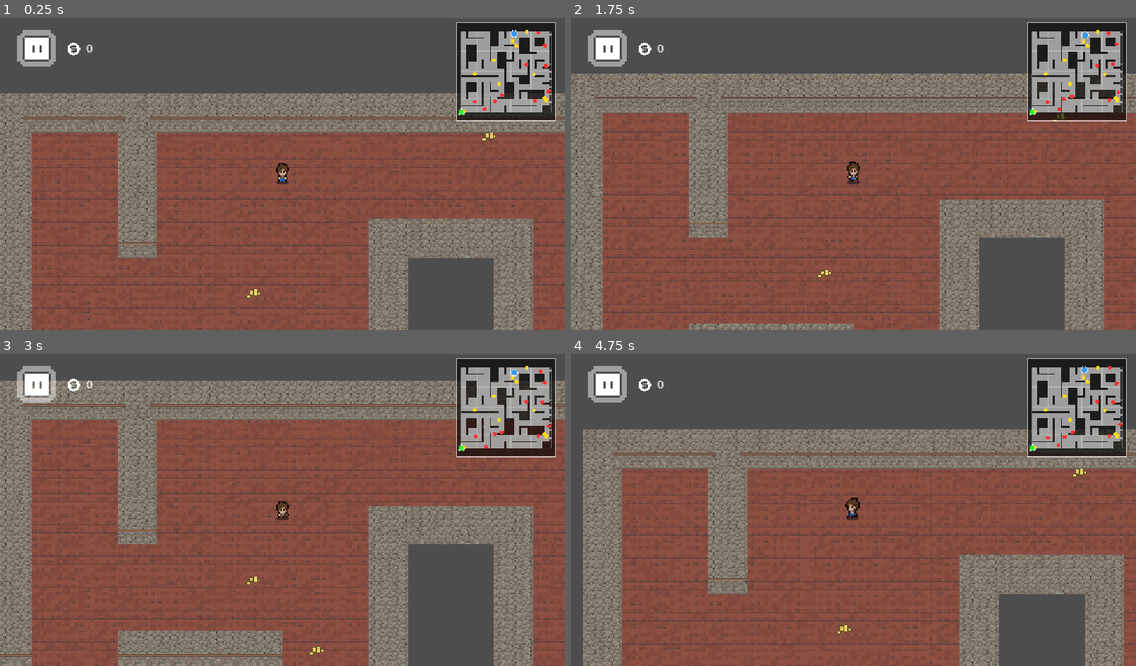
Above: before the commit, frames 1-4 (two rows, left to right).
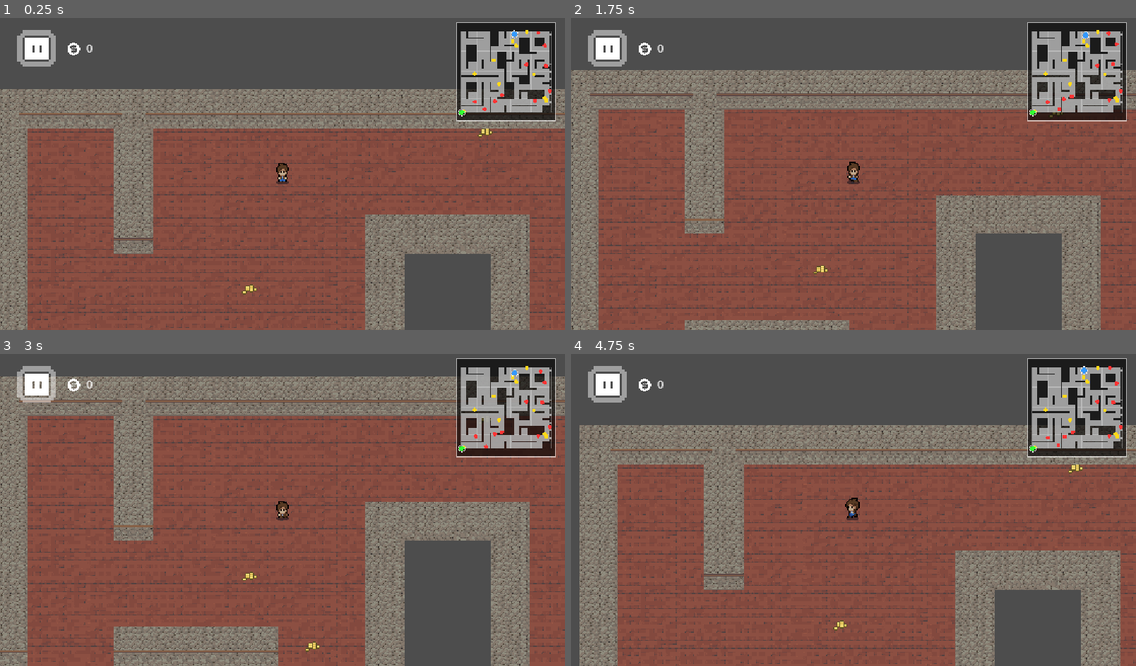
Above: after the commit, the same moments.

Repository: JooriBin/stealth-heist
Game: Godot game, scene res://scenes/world.tscn
Same seed, same stepped clock (60 frames per second), same inputs: the game is played once before the commit and once after it.
Inputs:
- Up to frame 1 (0.25 s): no input
- Up to frame 2 (1.75 s): hold Right (ui_right) 0.53-1.28 s; hold Space (attack) 0.53-1.28 s; hold Down (ui_down) from 1.28 s (still down); tap Space (attack) at 1.35 s
- Up to frame 3 (3 s): release Down (ui_down) at 2.03 s; hold Right (ui_right) 2.03-2.78 s; hold Space (attack) 2.03-2.78 s; hold Up (ui_up) from 2.78 s (still down); tap Space (attack) at 2.85 s
- Up to frame 4 (4.75 s): release Up (ui_up) at 3.53 s; hold Space (attack) 3.53-4.28 s; hold Left (ui_left) from 3.53 s (still down); tap Space (attack) at 4.35 s

The runs differ from the first frame. In frame 1, 19% of the frame differs, in the area x 0-100%, y 3-100%; in frame 2, 20%; in frame 3, 22%, in the area x 0-100%, y 4-100%; in frame 4, 19%.

Commit message:
updated gold logic

Diff:
--- a/scenes/world.tscn
+++ b/scenes/world.tscn
@@ -4067,13 +4067,21 @@
 8:22/0 = 0
 9:22/0 = 0
 20:22/0 = 0
+20:22/0/physics_layer_0/polygon_0/points = PackedVector2Array(-16.290064, -15.878958, 16.187284, -15.673405, 16.803946, 15.77618, -15.878958, 15.981735)
 21:22/0 = 0
+21:22/0/physics_layer_0/polygon_0/points = PackedVector2Array(-16.290064, -15.878958, 16.187284, -15.673405, 16.803946, 15.77618, -15.878958, 15.981735)
 22:22/0 = 0
+22:22/0/physics_layer_0/polygon_0/points = PackedVector2Array(-16.290064, -15.878958, 16.187284, -15.673405, 16.803946, 15.77618, -15.878958, 15.981735)
 23:22/0 = 0
+23:22/0/physics_layer_0/polygon_0/points = PackedVector2Array(-16.290064, -15.878958, 16.187284, -15.673405, 16.803946, 15.77618, -15.878958, 15.981735)
 24:22/0 = 0
+24:22/0/physics_layer_0/polygon_0/points = PackedVector2Array(-16.290064, -15.878958, 16.187284, -15.673405, 16.803946, 15.77618, -15.878958, 15.981735)
 25:22/0 = 0
+25:22/0/physics_layer_0/polygon_0/points = PackedVector2Array(-16.290064, -15.878958, 16.187284, -15.673405, 16.803946, 15.77618, -15.878958, 15.981735)
 26:22/0 = 0
+26:22/0/physics_layer_0/polygon_0/points = PackedVector2Array(-16.290064, -15.878958, 16.187284, -15.673405, 16.803946, 15.77618, -15.878958, 15.981735)
 27:22/0 = 0
+27:22/0/physics_layer_0/polygon_0/points = PackedVector2Array(-16.290064, -15.878958, 16.187284, -15.673405, 16.803946, 15.77618, -15.878958, 15.981735)
 30:22/0 = 0
 31:22/0 = 0
 34:22/0 = 0
@@ -4100,13 +4108,21 @@
 8:23/0 = 0
 9:23/0 = 0
 20:23/0 = 0
+20:23/0/physics_layer_0/polygon_0/points = PackedVector2Array(-16.290064, -15.878958, 16.187284, -15.673405, 16.803946, 15.77618, -15.878958, 15.981735)
 21:23/0 = 0
+21:23/0/physics_layer_0/polygon_0/points = PackedVector2Array(-16.290064, -15.878958, 16.187284, -15.673405, 16.803946, 15.77618, -15.878958, 15.981735)
 22:23/0 = 0
+22:23/0/physics_layer_0/polygon_0/points = PackedVector2Array(-16.290064, -15.878958, 16.187284, -15.673405, 16.803946, 15.77618, -15.878958, 15.981735)
 23:23/0 = 0
+23:23/0/physics_layer_0/polygon_0/points = PackedVector2Array(-16.290064, -15.878958, 16.187284, -15.673405, 16.803946, 15.77618, -15.878958, 15.981735)
 24:23/0 = 0
+24:23/0/physics_layer_0/polygon_0/points = PackedVector2Array(-16.290064, -15.878958, 16.187284, -15.673405, 16.803946, 15.77618, -15.878958, 15.981735)
 25:23/0 = 0
+25:23/0/physics_layer_0/polygon_0/points = PackedVector2Array(-16.290064, -15.878958, 16.187284, -15.673405, 16.803946, 15.77618, -15.878958, 15.981735)
 26:23/0 = 0
+26:23/0/physics_layer_0/polygon_0/points = PackedVector2Array(-16.290064, -15.878958, 16.187284, -15.673405, 16.803946, 15.77618, -15.878958, 15.981735)
 27:23/0 = 0
+27:23/0/physics_layer_0/polygon_0/points = PackedVector2Array(-16.290064, -15.878958, 16.187284, -15.673405, 16.803946, 15.77618, -15.878958, 15.981735)
 30:23/0 = 0
 31:23/0 = 0
 34:23/0 = 0
@@ -4141,9 +4157,13 @@
 17:24/0 = 0
 18:24/0 = 0
 19:24/0 = 0
+19:24/0/physics_layer_0/polygon_0/points = PackedVector2Array(-16.187286, -16.187286, 16.701166, -15.467852, 15.981733, -5.6013155, 16.187284, 16.187286, -16.598392, 14.851192, -15.776182, 10.945688, -16.39284, 5.8068676)
 20:24/0 = 0
+20:24/0/physics_layer_0/polygon_0/points = PackedVector2Array(-16.290064, -15.878958, 16.187284, -15.673405, 16.803946, 15.77618, -15.878958, 15.981735)
 27:24/0 = 0
+27:24/0/physics_layer_0/polygon_0/points = PackedVector2Array(-16.290064, -15.878958, 16.187284, -15.673405, 16.803946, 15.77618, -15.878958, 15.981735)
 28:24/0 = 0
+28:24/0/physics_layer_0/polygon_0/points = PackedVector2Array(-16.290064, -15.878958, 16.187284, -15.673405, 16.803946, 15.77618, -15.878958, 15.981735)
 29:24/0 = 0
 30:24/0 = 0
 31:24/0 = 0
@@ -4181,9 +4201,13 @@
 17:25/0 = 0
 18:25/0 = 0
 19:25/0 = 0
+19:25/0/physics_layer_0/polygon_0/points = PackedVector2Array(-16.187286, -16.187286, 16.701166, -15.467852, 15.981733, -5.6013155, 16.187284, 16.187286, -16.598392, 14.851192, -15.776182, 10.945688, -16.39284, 5.8068676)
 20:25/0 = 0
+20:25/0/physics_layer_0/polygon_0/points = PackedVector2Array(-16.290064, -15.878958, 16.187284, -15.673405, 16.803946, 15.77618, -15.878958, 15.981735)
 27:25/0 = 0
+27:25/0/physics_layer_0/polygon_0/points = PackedVector2Array(-16.290064, -15.878958, 16.187284, -15.673405, 16.803946, 15.77618, -15.878958, 15.981735)
 28:25/0 = 0
+28:25/0/physics_layer_0/polygon_0/points = PackedVector2Array(-16.290064, -15.878958, 16.187284, -15.673405, 16.803946, 15.77618, -15.878958, 15.981735)
 29:25/0 = 0
 30:25/0 = 0
 31:25/0 = 0
@@ -4220,9 +4244,13 @@
 17:26/0 = 0
 18:26/0 = 0
 19:26/0 = 0
+19:26/0/physics_layer_0/polygon_0/points = PackedVector2Array(-16.187286, -16.187286, 16.701166, -15.467852, 15.981733, -5.6013155, 16.187284, 16.187286, -16.598392, 14.851192, -15.776182, 10.945688, -16.39284, 5.8068676)
 20:26/0 = 0
+20:26/0/physics_layer_0/polygon_0/points = PackedVector2Array(-16.290064, -15.878958, 16.187284, -15.673405, 16.803946, 15.77618, -15.878958, 15.981735)
 27:26/0 = 0
+27:26/0/physics_layer_0/polygon_0/points = PackedVector2Array(-16.290064, -15.878958, 16.187284, -15.673405, 16.803946, 15.77618, -15.878958, 15.981735)
 28:26/0 = 0
+28:26/0/physics_layer_0/polygon_0/points = PackedVector2Array(-16.290064, -15.878958, 16.187284, -15.673405, 16.803946, 15.77618, -15.878958, 15.981735)
 29:26/0 = 0
 30:26/0 = 0
 31:26/0 = 0
@@ -4252,9 +4280,13 @@
 8:27/0 = 0
 16:27/0 = 0
 19:27/0 = 0
+19:27/0/physics_layer_0/polygon_0/points = PackedVector2Array(-16.187286, -16.187286, 16.701166, -15.467852, 15.981733, -5.6013155, 16.187284, 16.187286, -16.598392, 14.851192, -15.776182, 10.945688, -16.39284, 5.8068676)
 20:27/0 = 0
+20:27/0/physics_layer_0/polygon_0/points = PackedVector2Array(-16.290064, -15.878958, 16.187284, -15.673405, 16.803946, 15.77618, -15.878958, 15.981735)
 27:27/0 = 0
+27:27/0/physics_layer_0/polygon_0/points = PackedVector2Array(-16.290064, -15.878958, 16.187284, -15.673405, 16.803946, 15.77618, -15.878958, 15.981735)
 28:27/0 = 0
+28:27/0/physics_layer_0/polygon_0/points = PackedVector2Array(-16.290064, -15.878958, 16.187284, -15.673405, 16.803946, 15.77618, -15.878958, 15.981735)
 36:27/0 = 0
 37:27/0 = 0
 38:27/0 = 0
@@ -4280,13 +4312,21 @@
 10:28/0 = 0
 11:28/0 = 0
 20:28/0 = 0
+20:28/0/physics_layer_0/polygon_0/points = PackedVector2Array(-16.290064, -15.878958, 16.187284, -15.673405, 16.803946, 15.77618, -15.878958, 15.981735)
 21:28/0 = 0
+21:28/0/physics_layer_0/polygon_0/points = PackedVector2Array(-16.290064, -15.878958, 16.187284, -15.673405, 16.803946, 15.77618, -15.878958, 15.981735)
 22:28/0 = 0
+22:28/0/physics_layer_0/polygon_0/points = PackedVector2Array(-16.290064, -15.878958, 16.187284, -15.673405, 16.803946, 15.77618, -15.878958, 15.981735)
 23:28/0 = 0
+23:28/0/physics_layer_0/polygon_0/points = PackedVector2Array(-16.290064, -15.878958, 16.187284, -15.673405, 16.803946, 15.77618, -15.878958, 15.981735)
 24:28/0 = 0
+24:28/0/physics_layer_0/polygon_0/points = PackedVector2Array(-16.290064, -15.878958, 16.187284, -15.673405, 16.803946, 15.77618, -15.878958, 15.981735)
 25:28/0 = 0
+25:28/0/physics_layer_0/polygon_0/points = PackedVector2Array(-16.290064, -15.878958, 16.187284, -15.673405, 16.803946, 15.77618, -15.878958, 15.981735)
 26:28/0 = 0
+26:28/0/physics_layer_0/polygon_0/points = PackedVector2Array(-16.290064, -15.878958, 16.187284, -15.673405, 16.803946, 15.77618, -15.878958, 15.981735)
 27:28/0 = 0
+27:28/0/physics_layer_0/polygon_0/points = PackedVector2Array(-16.290064, -15.878958, 16.187284, -15.673405, 16.803946, 15.77618, -15.878958, 15.981735)
 36:28/0 = 0
 37:28/0 = 0
 38:28/0 = 0
@@ -5018,13 +5058,21 @@
 14:21/0 = 0
 15:21/0 = 0
 20:21/0 = 0
+20:21/0/physics_layer_0/polygon_0/points = PackedVector2Array(-16.290064, -15.878958, 16.187284, -15.673405, 16.803946, 15.77618, -15.878958, 15.981735)
 21:21/0 = 0
+21:21/0/physics_layer_0/polygon_0/points = PackedVector2Array(-16.290064, -15.878958, 16.187284, -15.673405, 16.803946, 15.77618, -15.878958, 15.981735)
 22:21/0 = 0
+22:21/0/physics_layer_0/polygon_0/points = PackedVector2Array(-16.290064, -15.878958, 16.187284, -15.673405, 16.803946, 15.77618, -15.878958, 15.981735)
 23:21/0 = 0
+23:21/0/physics_layer_0/polygon_0/points = PackedVector2Array(-16.290064, -15.878958, 16.187284, -15.673405, 16.803946, 15.77618, -15.878958, 15.981735)
 24:21/0 = 0
+24:21/0/physics_layer_0/polygon_0/points = PackedVector2Array(-16.290064, -15.878958, 16.187284, -15.673405, 16.803946, 15.77618, -15.878958, 15.981735)
 25:21/0 = 0
+25:21/0/physics_layer_0/polygon_0/points = PackedVector2Array(-16.290064, -15.878958, 16.187284, -15.673405, 16.803946, 15.77618, -15.878958, 15.981735)
 26:21/0 = 0
+26:21/0/physics_layer_0/polygon_0/points = PackedVector2Array(-16.290064, -15.878958, 16.187284, -15.673405, 16.803946, 15.77618, -15.878958, 15.981735)
 27:21/0 = 0
+27:21/0/physics_layer_0/polygon_0/points = PackedVector2Array(-16.290064, -15.878958, 16.187284, -15.673405, 16.803946, 15.77618, -15.878958, 15.981735)
 30:21/0 = 0
 31:21/0 = 0
 32:21/0 = 0
@@ -5386,48 +5434,49 @@
 27:49/0 = 0
 
 [sub_resource type="TileSet" id="TileSet_dss4m"]
+physics_layer_0/collision_layer = 1
 sources/0 = SubResource("TileSetAtlasSource_xo05s")
 
-[node name="world" type="Node2D"]
+[node name="world" type="Node2D" unique_id=446830747]
 
-[node name="FloorLayer" type="TileMapLayer" parent="."]
+[node name="FloorLayer" type="TileMapLayer" parent="." unique_id=1989090558]
 tile_map_data = PackedByteArray("AAD9////AQAkAAYAAAD9/wAAAQAkAAcAAAD9/wEAAQAkAAgAAAD+////AQAlAAYAAAD+/wAAAQAlAAcAAAD+/w …(496 unchanged characters)…
 tile_set = SubResource("TileSet_4wyf3")
 
-[node name="WallLayer" type="TileMapLayer" parent="."]
+[node name="WallLayer" type="TileMapLayer" parent="." unique_id=980963005]
 tile_map_data = PackedByteArray("AAD9//3/AAAWABYAAAD///3/AAAWABYAAAABAP3/AAAWABYAAAADAP3/AAAWABYAAAAFAP3/AAAWABYAAAAHAP …(272 unchanged characters)…
 tile_set = SubResource("TileSet_71j4m")
 
-[node name="MapGenerator" type="Node" parent="."]
+[node name="MapGenerator" type="Node" parent="." unique_id=1445027247]
 script = ExtResource("2_4wyf3")
 layouts = Array[Texture2D]([ExtResource("3_7r4gi"), ExtResource("4_w7kh3"), ExtResource("5_e3hyu"), ExtResource("6_q5onr"), ExtResource("7_jhx03"), ExtResource("8_o8fc1")])
 
-[node name="Camera2D" type="Camera2D" parent="."]
+[node name="Camera2D" type="Camera2D" parent="." unique_id=1132279610]
 offset = Vector2(-100, -50)
 enabled = false
 zoom = Vector2(2, 2)
 script = ExtResource("4_k0juu")
 
-[node name="GameManager" type="Node2D" parent="."]
+[node name="GameManager" type="Node2D" parent="." unique_id=559455359]
 script = ExtResource("10_e3hyu")
 player_scene = ExtResource("11_q5onr")
 gold_scene = ExtResource("12_o8fc1")
 key_scene = ExtResource("13_xo05s")
 door_scene = ExtResource("14_xo05s")
 
-[node name="GuardManager" parent="." instance=ExtResource("12_q5onr")]
+[node name="GuardManager" parent="." unique_id=1409733986 instance=ExtResource("12_q5onr")]
 guard_count = 10
 floor_layer_path = NodePath("../FloorLayer")
 game_manager_path = NodePath("../GameManager")
 map_generator_path = NodePath("../MapGenerator")
 
-[node name="DecoLayer" type="TileMapLayer" parent="."]
+[node name="DecoLayer" type="TileMapLayer" parent="." unique_id=830972495]
 tile_set = SubResource("TileSet_dss4m")
 
-[node name="HUD" type="CanvasLayer" parent="."]
+[node name="HUD" type="CanvasLayer" parent="." unique_id=2039488628]
 script = ExtResource("16_dss4m")
 
-[node name="GoldLabel" type="Label" parent="HUD"]
+[node name="GoldLabel" type="Label" parent="HUD" unique_id=625854525]
 anchors_preset = 1
 anchor_left = 1.0
 anchor_right = 1.0
@@ -5439,7 +5488,7 @@
 scale = Vector2(1.52, 1.52)
 text = "0"
 
-[node name="Control" type="Control" parent="HUD"]
+[node name="Control" type="Control" parent="HUD" unique_id=469063217]
 layout_mode = 3
 anchors_preset = 1
 anchor_left = 1.0
@@ -5448,7 +5497,7 @@
 offset_bottom = 40.0
 grow_horizontal = 0
 
-[node name="TextureRect" type="TextureRect" parent="HUD"]
+[node name="TextureRect" type="TextureRect" parent="HUD" unique_id=16512709]
 offset_left = 36.0
 offset_top = 36.0
 offset_right = 76.0
@@ -5456,7 +5505,7 @@
 scale = Vector2(1.9599997, 1.9599997)
 texture = ExtResource("17_7t5mc")
 
-[node name="TextureRect2" type="TextureRect" parent="HUD"]
+[node name="TextureRect2" type="TextureRect" parent="HUD" unique_id=333605113]
 offset_left = 136.0
 offset_top = 59.0
 offset_right = 176.0
--- a/scripts/game_manager.gd
+++ b/scripts/game_manager.gd
@@ -3,8 +3,13 @@
 @export var player_scene: PackedScene
 @export var gold_scene: PackedScene
 @export var key_scene: PackedScene
+@export var door_scene: PackedScene
 @export var gold_count: int = 10
-@export var door_scene: PackedScene
+
+# Scene-tree node paths (edit in Inspector if names differ)
+@export var floor_layer_path: NodePath = NodePath("../FloorLayer")
+@export var wall_layer_path: NodePath = NodePath("../WallLayer")
+@export var deco_layer_path: NodePath = NodePath("../DecoLayer")
 
 signal coins_changed(value: int)
 signal key_changed(has_key: bool)
@@ -14,61 +19,116 @@
 var player: Node2D
 var exit_zone: Area2D
 
-
-func _ready():
+func _ready() -> void:
 	add_to_group("game_manager")
 	coins_changed.emit(coins)
 	key_changed.emit(has_key)
 	spawn_player_and_exit()
 
+# --------------------------------------------------
+# LAYER HELPERS
+# --------------------------------------------------
+func _floor_layer() -> TileMapLayer:
+	return get_node(floor_layer_path) as TileMapLayer
+
+func _wall_layer() -> TileMapLayer:
+	return get_node_or_null(wall_layer_path) as TileMapLayer
+
+func _deco_layer() -> TileMapLayer:
+	return get_node_or_null(deco_layer_path) as TileMapLayer
+
+func _cell_to_world(cell: Vector2i) -> Vector2:
+	# always return CENTER of tile in world space
+	var fl := _floor_layer()
+	var ts: Vector2 = Vector2(fl.tile_set.tile_size)
+	return fl.to_global(fl.map_to_local(cell) + ts * 0.5)
+
+func _build_blocked_cells() -> Dictionary:
+	# fast set: blocked[cell] = true
+	var blocked := {}
+
+	var wl := _wall_layer()
+	if wl:
+		for c in wl.get_used_cells():
+			blocked[c] = true
+
+	var dl := _deco_layer()
+	if dl:
+		for c in dl.get_used_cells():
+			blocked[c] = true
+
+	return blocked
+
+func _build_valid_floor_cells(used_floor_cells: Array, blocked: Dictionary) -> Array[Vector2i]:
+	var valid: Array[Vector2i] = []
+	var fl := _floor_layer()
+
+	for c in used_floor_cells:
+		if not (c is Vector2i):
+			continue
+
+		# must be an actual floor tile
+		if fl.get_cell_source_id(c) == -1:
+			continue
+
+		# must not be blocked by wall/deco tiles
+		if blocked.has(c):
+			continue
+
+		valid.append(c)
+
+	return valid
 
 # --------------------------------------------------
 # SPAWN LOGIC
 # --------------------------------------------------
+func spawn_player_and_exit() -> void:
+	var fl := _floor_layer()
+	var used_cells: Array = fl.get_used_cells()
+
+	if used_cells.is_empty():
+		push_error("No floor tiles found in FloorLayer.")
+		return
+
+	var blocked := _build_blocked_cells()
+	var valid_cells := _build_valid_floor_cells(used_cells, blocked)
+
+	if valid_cells.is_empty():
+		push_error("No valid floor cells (all blocked by WallLayer/DecoLayer).")
+		return
+
+	# Spawn player
+	var spawn_cell: Vector2i = valid_cells.pick_random()
+	var spawn_pos: Vector2 = _cell_to_world(spawn_cell)
+
+	player = player_scene.instantiate()
+	add_child(player)
+	player.global_position = spawn_pos
+
+	# Spawn exit far away
+	var exit_cell: Vector2i = get_far_cell(valid_cells, spawn_cell)
+	var exit_pos: Vector2 = _cell_to_world(exit_cell)
+	create_exit(exit_pos)
+
+	# Spawn ONE key near player (not on player)
+	spawn_single_key_near_player(valid_cells, blocked)
+
+	# Spawn gold (valid + collision-safe)
+	spawn_gold(valid_cells, spawn_cell, exit_cell)
+
+	# Spawn door at exit (testing)
+	spawn_door(exit_pos)
+
 func spawn_door(pos: Vector2) -> void:
 	if door_scene == null:
 		push_warning("Door scene not assigned!")
 		return
-
 	var door = door_scene.instantiate()
 	add_child(door)
 	door.global_position = pos
 
-func spawn_player_and_exit():
-	var floor_layer = get_node("../FloorLayer")
-	var used_cells = floor_layer.get_used_cells()
-
-	if used_cells.is_empty():
-		push_error("No floor tiles found in FloorLayer.")
-		return
-
-	# Spawn player
-	var spawn_cell = used_cells.pick_random()
-	var spawn_pos = floor_layer.map_to_local(spawn_cell)
-
-	player = player_scene.instantiate()
-	add_child(player)
-	player.global_position = spawn_pos
-
-
-	# Spawn exit far away
-	var exit_cell = get_far_cell(used_cells, spawn_cell)
-	var exit_pos = floor_layer.map_to_local(exit_cell)
-	create_exit(exit_pos)
-
-	# Spawn key
-	spawn_key(used_cells, spawn_cell)
-	spawn_single_key_near_player()
-
-	# Spawn gold
-	spawn_gold(used_cells)
-
-	#spawn door
-	spawn_door(exit_pos)   # for testing
-
-
-func get_far_cell(cells: Array, origin):
-	var best_cell = cells[0]
+func get_far_cell(cells: Array[Vector2i], origin: Vector2i) -> Vector2i:
+	var best_cell: Vector2i = cells[0]
 	var best_distance := -1.0
 
 	for cell in cells:
@@ -79,77 +139,97 @@
 
 	return best_cell
 
-
-func spawn_single_key_near_player() -> void:
-	var offsets = [
-		Vector2(32, 0),
-		Vector2(-32, 0),
-		Vector2(0, 32),
-		Vector2(0, -32)
+func spawn_single_key_near_player(valid_cells: Array[Vector2i], blocked: Dictionary) -> void:
+	if key_scene == null:
+		push_warning("Key scene not assigned")
+		return
+	if player == null or not is_instance_valid(player):
+		push_warning("Player not found, cannot spawn key near player.")
+		return
+
+	var fl := _floor_layer()
+	var player_cell: Vector2i = fl.local_to_map(fl.to_local(player.global_position))
+
+	var offsets: Array[Vector2i] = [
+		Vector2i(1, 0), Vector2i(-1, 0), Vector2i(0, 1), Vector2i(0, -1),
+		Vector2i(1, 1), Vector2i(1, -1), Vector2i(-1, 1), Vector2i(-1, -1),
 	]
-
 	offsets.shuffle()
 
-	var key_pos = player.global_position + offsets[0]
-
-	var key = preload("res://scenes/key.tscn").instantiate()
-	add_child(key)
-	key.global_position = key_pos
-
-	print("Key spawned near player at:", key_pos)
-# --------------------------------------------------
-# EXIT
-# --------------------------------------------------
-
-func create_exit(pos: Vector2):
-	exit_zone = Area2D.new()
-	exit_zone.name = "ExitZone"
-
-	var shape := CollisionShape2D.new()
-	var rect := RectangleShape2D.new()
-	rect.size = Vector2(16, 16)
-	shape.shape = rect
-
-	exit_zone.add_child(shape)
-	exit_zone.global_position = pos
-	add_child(exit_zone)
-
-	exit_zone.body_entered.connect(_on_exit_body_entered)
-
-
-func _on_exit_body_entered(body):
-	if body.is_in_group("player"):
-		print("ESCAPED")
-		reload_level()
-
-
-func reload_level():
-	reset_level_state()
-	get_tree().reload_current_scene()
-
-
-# --------------------------------------------------
-# GOLD & KEY SPAWN
-# --------------------------------------------------
-
-func spawn_gold(cells: Array):
+	var chosen_cell := Vector2i.ZERO
+	var found := false
+
+	for off in offsets:
+		var c := player_cell + off
+
+		# must not be blocked by wall/deco
+		if blocked.has(c):
+			continue
+
+		# must be a floor tile
+		if fl.get_cell_source_id(c) == -1:
+			continue
+
+		# optional safety: collision check (prevents weird placements)
+		if not _is_point_free(_cell_to_world(c), 6.0):
+			continue
+
+		chosen_cell = c
+		found = true
+		break
+
+	# fallback: random valid cell (not on player)
+	if not found:
+		var tries := 400
+		for i in range(tries):
+			var c2: Vector2i = valid_cells.pick_random()
+			if c2 == player_cell:
+				continue
+			if not _is_point_free(_cell_to_world(c2), 6.0):
+				continue
+			chosen_cell = c2
+			found = true
+			break
+
+	if not found:
+		push_warning("Could not find a spot for key.")
+		return
+
+	var key_pos := _cell_to_world(chosen_cell)
+	var k = key_scene.instantiate()
+	add_child(k)
+	k.global_position = key_pos
+
+	print("Key spawned at cell:", chosen_cell, " pos:", key_pos)
+
+func spawn_gold(valid_cells: Array[Vector2i], player_cell: Vector2i, exit_cell: Vector2i) -> void:
 	if gold_scene == null:
 		push_warning("Gold scene not assigned")
 		return
 
-	var floor_layer = get_node("../FloorLayer")
-	var tries_per_gold := 50
+	if valid_cells.is_empty():
+		push_error("No valid cells for gold spawn.")
+		return
+
+	var tries_per_gold := 250
 
 	for i in range(gold_count):
 		var placed := false
 
 		for t in range(tries_per_gold):
-			var cell: Vector2i = cells.pick_random()
-			if not is_spawn_cell_ok(cell):
-				continue
-
-			var tile_size = Vector2(floor_layer.tile_set.tile_size)
-			var pos = floor_layer.map_to_local(cell) + tile_size / 2.0
+			var cell: Vector2i = valid_cells.pick_random()
+
+			# avoid player and exit cells
+			if cell == player_cell:
+				continue
+			if cell == exit_cell:
+				continue
+
+			var pos := _cell_to_world(cell)
+
+			# ✅ collision-based validation (prevents walls/deco with collision)
+			if not _is_point_free(pos, 6.0):
+				continue
 
 			var g = gold_scene.instantiate()
 			add_child(g)
@@ -158,49 +238,45 @@
 			break
 
 		if not placed:
-			push_warning("Could not place gold #%d after many tries." % i)
-
-
-func spawn_key(cells: Array, spawn_cell):
-	if key_scene == null:
-		push_warning("Key scene not assigned")
-		return
-
-	var floor_layer = get_node("../FloorLayer")
-
-	# pick a far cell, but ensure it's not a wall
-	var key_cell = get_far_cell(cells, spawn_cell)
-
-	# if the far cell is blocked by a wall tile, fall back to random valid
-	if not is_spawn_cell_ok(key_cell):
-		var tries := 100
-		for t in range(tries):
-			var c: Vector2i = cells.pick_random()
-			if is_spawn_cell_ok(c):
-				key_cell = c
-				break
-
-	var tile_size = Vector2(floor_layer.tile_set.tile_size)
-	var key_pos = floor_layer.map_to_local(key_cell) + tile_size / 2.0
-
-	var k = key_scene.instantiate()
-	add_child(k)
-	k.global_position = key_pos
-
+			push_warning("Could not place gold #%d (no free spot found)." % i)
+
+# --------------------------------------------------
+# EXIT
+# --------------------------------------------------
+func create_exit(pos: Vector2) -> void:
+	exit_zone = Area2D.new()
+	exit_zone.name = "ExitZone"
+
+	var shape := CollisionShape2D.new()
+	var rect := RectangleShape2D.new()
+	rect.size = Vector2(16, 16)
+	shape.shape = rect
+
+	exit_zone.add_child(shape)
+	exit_zone.global_position = pos
+	add_child(exit_zone)
+
+	exit_zone.body_entered.connect(_on_exit_body_entered)
+
+func _on_exit_body_entered(body: Node) -> void:
+	if body.is_in_group("player"):
+		print("ESCAPED")
+		reload_level()
+
+func reload_level() -> void:
+	reset_level_state()
+	get_tree().reload_current_scene()
 
 # --------------------------------------------------
 # STATE MANAGEMENT
 # --------------------------------------------------
-
 func add_coins(amount: int) -> void:
 	coins = max(0, coins + amount)
 	coins_changed.emit(coins)
 
-
 func set_has_key(v: bool) -> void:
 	has_key = v
 	key_changed.emit(has_key)
-
 
 func reset_level_state() -> void:
 	coins = 0
@@ -208,17 +284,27 @@
 	coins_changed.emit(coins)
 	key_changed.emit(has_key)
 
-
 func go_to_level(scene_path: String) -> void:
 	if scene_path == "":
 		push_warning("GameManager: empty scene path")
 		return
-
 	get_tree().change_scene_to_file(scene_path)
 
-func is_spawn_cell_ok(cell: Vector2i) -> bool:
-	var wall_layer := get_node_or_null("../WallLayer")
-	if wall_layer:
-		if wall_layer.get_cell_source_id(cell) != -1:
-			return false
-	return true
+# --------------------------------------------------
+# COLLISION CHECK (spawn safety)
+# --------------------------------------------------
+func _is_point_free(world_pos: Vector2, radius: float = 6.0) -> bool:
+	var space := get_world_2d().direct_space_state
+	var params := PhysicsShapeQueryParameters2D.new()
+
+	var shape := CircleShape2D.new()
+	shape.radius = radius
+	params.shape = shape
+	params.transform = Transform2D(0.0, world_pos)
+
+	# Don't count the player collider as "blocked"
+	if player != null and is_instance_valid(player):
+		params.exclude = [player.get_rid()]
+
+	# if any collision hit -> not free
+	return space.intersect_shape(params, 1).is_empty()
--- a/scripts/gold.gd
+++ b/scripts/gold.gd
@@ -4,9 +4,13 @@
 var _taken := false
 
 func _ready() -> void:
-	# Make sure the Area2D actually detects bodies
-	add_to_group("gold")   # ← 新增
+	# optional, keep if you use it anywhere
+	add_to_group("gold")
+
+	# ensure this Area2D detects bodies
 	monitoring = true
+	monitorable = true
+
 	body_entered.connect(_on_body_entered)
 
 func _on_body_entered(body: Node) -> void:
@@ -16,21 +20,38 @@
 		return
 
 	_taken = true
-	monitoring = false
 
-	# Find GameManager (walk up)
-	var gm := _find_manager()
-	if gm:
-		gm.call("add_coins", amount)
+	# ✅ must be deferred inside physics callback
+	set_deferred("monitoring", false)
+	set_deferred("monitorable", false)
+
+	var gm := _find_game_manager()
+	if gm != null and gm.has_method("add_coins"):
+		gm.add_coins(amount)
 	else:
-		push_warning("Gold: GameManager not found")
+		push_warning("Gold: GameManager not found or missing add_coins(amount)")
 
-	queue_free()
+	# ✅ defer free to avoid physics lock warnings
+	call_deferred("queue_free")
 
-func _find_manager() -> Node:
+func _find_game_manager() -> Node:
+	# 1) Best: group lookup (make sure GameManager does add_to_group("game_manager"))
+	var gms := get_tree().get_nodes_in_group("game_manager")
+	if gms.size() > 0:
+		return gms[0]
+
+	# 2) Fallback: node named "GameManager" under current scene
+	var root := get_tree().current_scene
+	if root:
+		var by_name := root.get_node_or_null("GameManager")
+		if by_name:
+			return by_name
+
+	# 3) Last resort: walk up parents
 	var n: Node = self
-	while n:
+	while n != null:
 		if n.has_method("add_coins"):
 			return n
 		n = n.get_parent()
+
 	return null
Not shown: 2 places in scenes/world.tscn that only renumber resources
